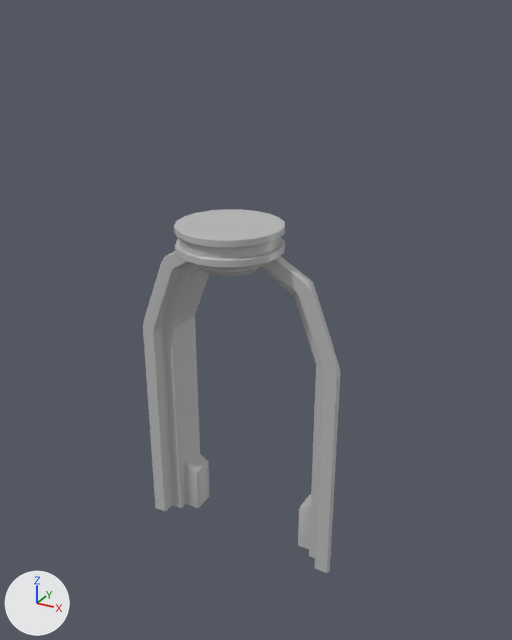
The FBX model Assets/Models/doorway timmed.fbx as it was, and as the next commit left it.
One viewpoint serves both versions: a 50 mm camera at (8.45, -14.64, 13.68) aimed at (0.47, -0.14, 6.43). The axes (+X, +Y, +Z) are drawn at lower left. The lights are the same throughout. Where no turn or scale is listed for an object, it has been applied to the vertices.
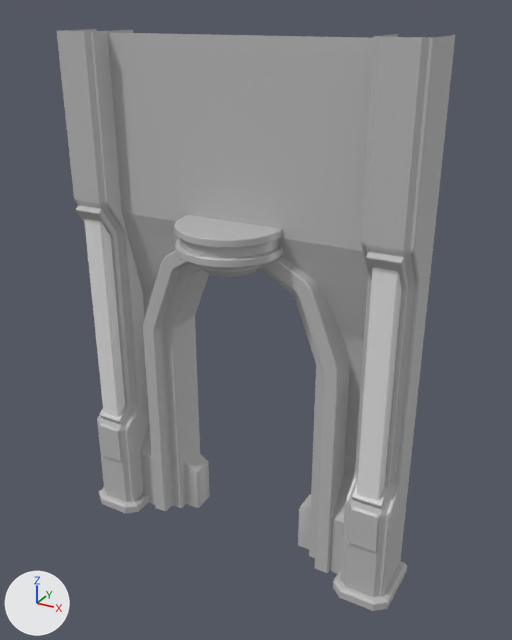
Patch to the scene script:
```diff
--- a/Assets/Models/doorway timmed.fbx.py
+++ b/Assets/Models/doorway timmed.fbx.py
@@ mat_trimsheet @@
+mat_trimsheet = principled_material('TrimSheet')
+mat_trimsheet.base_color = (0.8, 0.8, 0.8)  # white #e7e7e7
+mat_trimsheet.roughness = 0.4
@@ me_mesh @@
 me_mesh.from_pydata(...)  # 532 vertices, 554 faces; spans x -2.91..2.91, y -1.89..1.0, z -0.5..9.0
 # used by ob_pcylinder2; location = (0.0, 0.0, 0.0)
+# me_mesh part 1: all 15 vertices in x -2.91..2.91, y -0.35, z -0.5..8.83 are moved by (0.0, 0.9, 0.0)
 me_mesh.materials.append(mat_metal_trim_1)
@@ me_mesh_1 @@
+me_mesh_1.from_pydata(...)  # 269 vertices, 239 faces; spans x -0.79..0.79, y -1.16..0.59, z -0.5..13.2
+# faces by material slot: [5, 234]
+me_mesh_1.materials.append(mat_trimsheet)  # white #e7e7e7
+me_mesh_1.materials.append(mat_metal__trim_1)  # grey #bcbcbc
@@ me_mesh_003 @@
+me_mesh_003.from_pydata(...)  # 50 vertices, 32 faces; spans x -4.0..4.0, y -0.32..0.32, z -6.83..6.83
+me_mesh_003.materials.append(mat_lambert1)  # grey #bcbcbc
@@ ob_pcube27 @@
+ob_pcube27 = bpy.data.objects.new('pCube27', me_mesh_1)
+ob_pcube27.location = (4.0, 0.0, 0.0)
@@ ob_pcube23 @@
+ob_pcube23 = bpy.data.objects.new('pCube23', me_mesh_1.copy())
+ob_pcube23.location = (-4.0, 0.0, 0.0)
@@ ob_pcube26 @@
+ob_pcube26 = bpy.data.objects.new('pCube26', me_mesh_003)
+ob_pcube26.location = (0.0, -0.07, 6.33)
```

Changed parts and their boxes (x1, y1, x2, y2) in the pictures (512 x 640 px; the box of a moved part takes in the faces that stretch with it):
'pCube26', added
    after: (108, 33, 374, 574)
'pCube27', added
    after: (333, 34, 455, 611)
    faces in mat_metal__trim_1 (grey #bcbcbc): (333, 34, 455, 611)
    faces in mat_trimsheet (white #e7e7e7): (357, 267, 402, 501)
'pCylinder2', reshaped
    before: (143, 209, 340, 573)
    after: (143, 215, 350, 573)
'pCube23', added
    after: (57, 29, 149, 513)
    faces in mat_metal__trim_1 (grey #bcbcbc): (57, 29, 149, 513)
    faces in mat_trimsheet (white #e7e7e7): (84, 219, 125, 417)
part 1 of me_mesh, moved or reshaped
    before: (278, 259, 340, 572)
    after: (278, 257, 350, 572)
